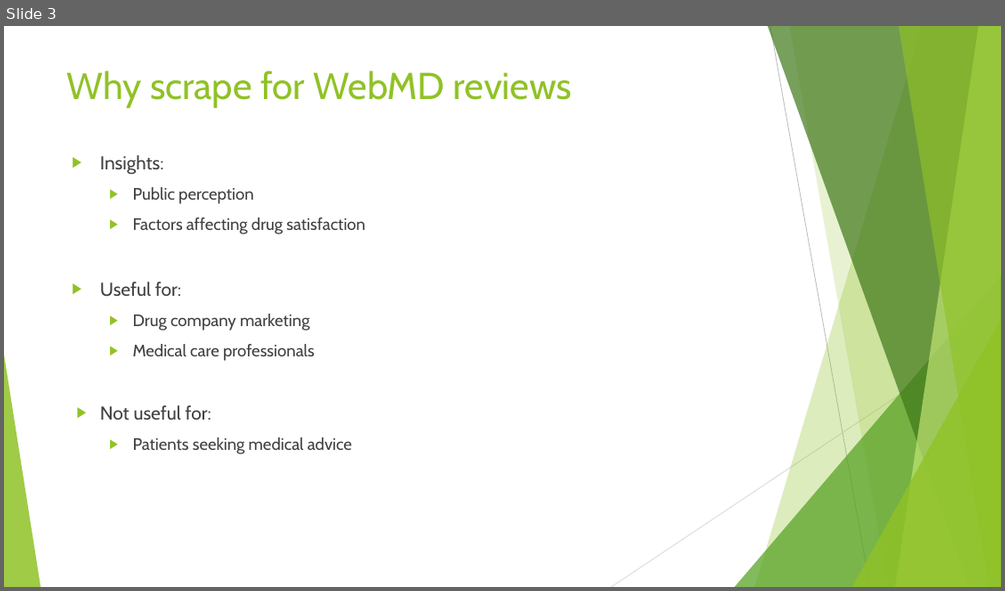
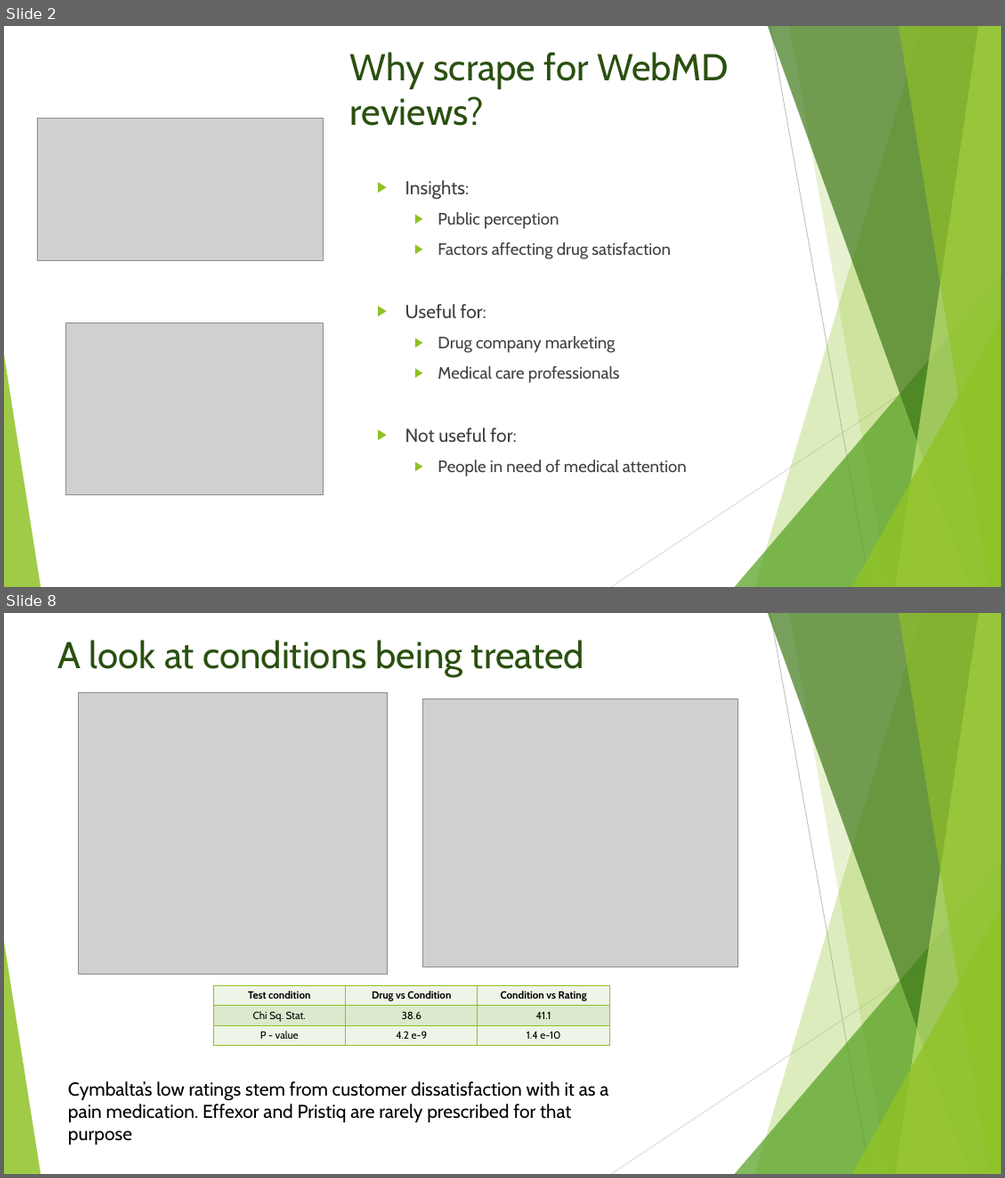
Before and after one commit to chinm0818/WebMDScrape, a slide deck: pres.pptx. Shown one above the other, each under a label of ours: slide 3 before the commit, slides 2 and 8 after it; the slides between them are not shown. The pictures are 1005x591 and 1005x1178 pixels, drawn with LibreOffice and Linux fonts; fonts in the diff are those of the drawing; grey boxes stand for pictures. Boxes give left, top, right and bottom in pixels: in the first picture for what was removed or moved away, otherwise in the second. Text is boxed around its words. In the diff, an @@ line names an element or a change of style, - is before the commit and + after.

```diff
--- a/pres.pptx
+++ b/pres.pptx
@@ slide 8 added at (4,613,1001,1174), background #FFFFFF; not listed: 10 template elements that a slide beside it also shows @@
@@ title added at (58,640,584,677), 36 pt, text #2A5010 @@
+A look at conditions being treated
@@ picture added at (79,693,388,974) @@
@@ picture added at (423,699,738,966) @@
@@ table added at (213,985,610,1046), 3 rows, 3 columns @@
+Test condition | Drug vs Condition | Condition vs Rating
+Chi Sq. Stat. | 38.6 | 41.1
+P - value | 4.2 e-9 | 1.4 e-10
@@ text added at (68,1081,608,1144), 18 pt, text #000000 @@
+Cymbalta’s low ratings stem from customer dissatisfaction with it as a pain medication. Effexor and Pristiq are rarely prescribed for that purpose
@@ what was slide 3 is now slide 2 @@
@@ slide 2 changed as well @@
@@ title at (350,52,728,126): text changed; text colour #90C226 to #2A5010 @@
-Why scrape for WebMD reviews
+Why scrape for WebMD reviews?
@@ picture added at (38,118,324,261) @@
@@ text "Insights:": place and size @@
-text "Insights:" at (100,155,365,454)
+text "Insights:" at (405,180,687,476)
@@ picture added at (65,323,324,495) @@
@@ text at (405,427,516,442): indent changed @@
@@ text at (437,459,687,476): text changed @@
-  ▶ Patients seeking medical advice
+  ▶ People in need of medical attention
```
Also in this commit, not shown: 5 other slides changed, 8 other slides added, 1 slide removed, 22 other files.
